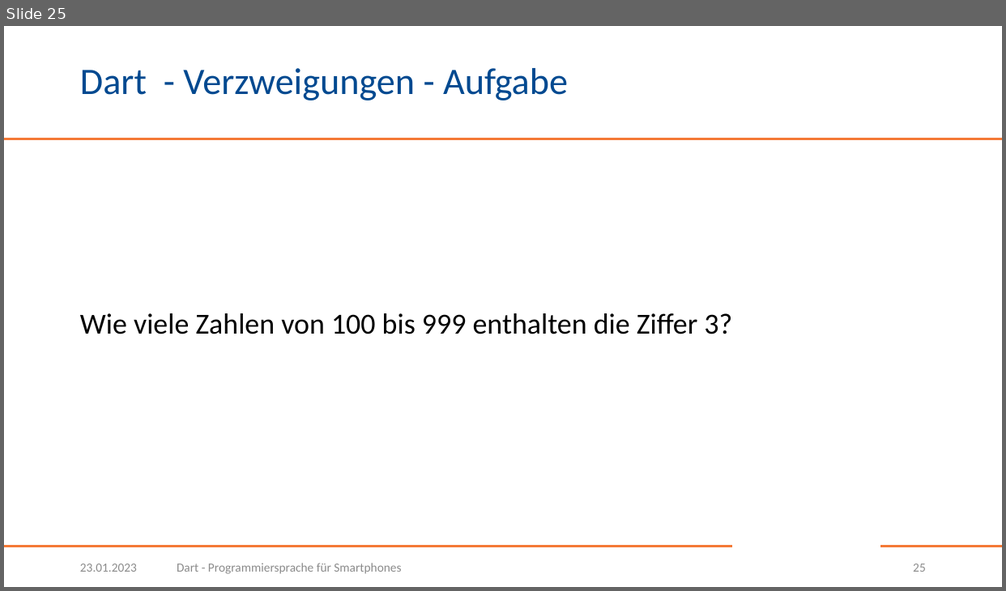
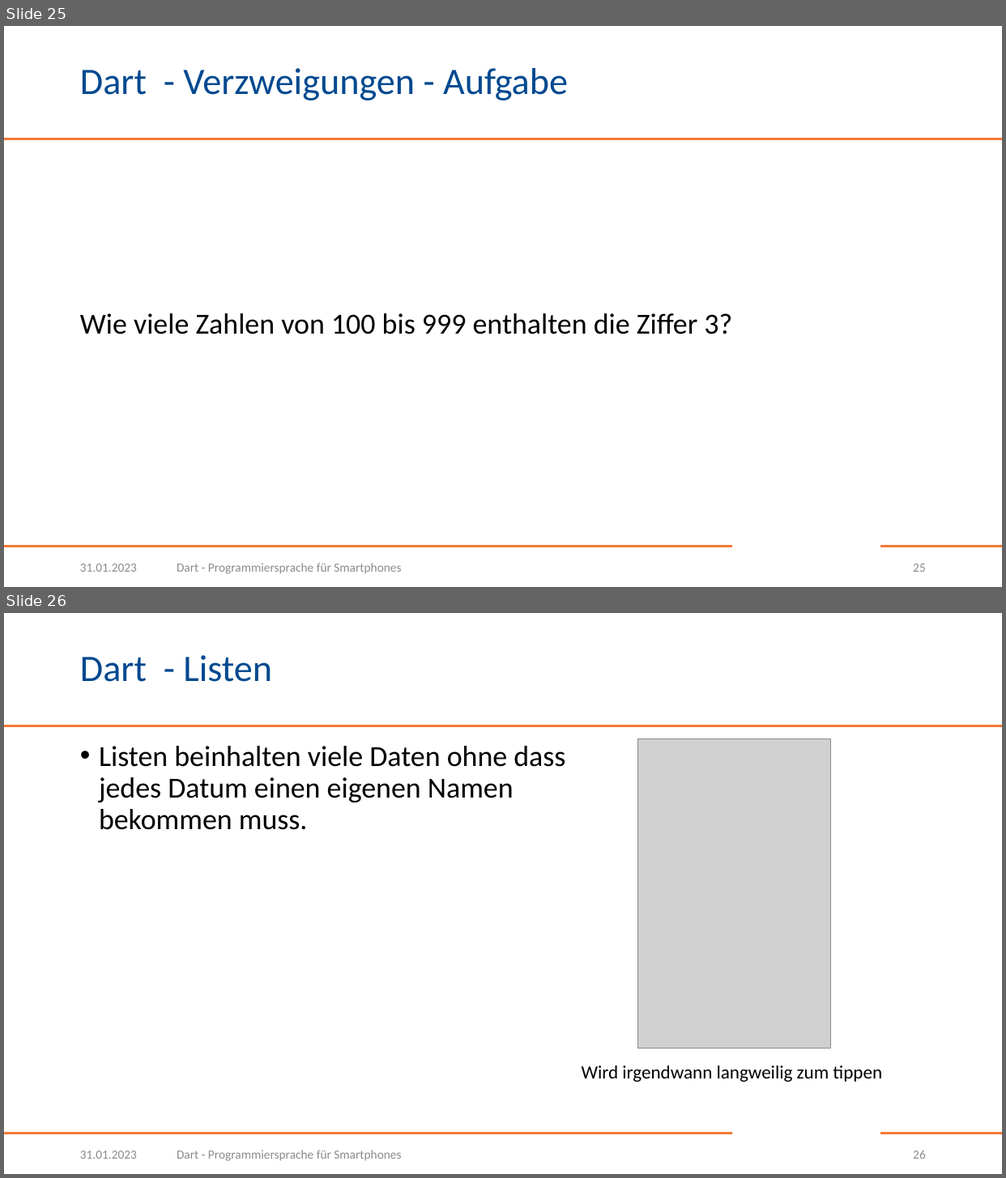
Before and after one commit to BogyMitutoyoCTL/DecisionMakingApp, a slide deck: presentations/Dart.pptx. Shown one above the other, each under a label of ours: slide 25 before the commit, slides 25 and 26 after it. The pictures are 1006x591 and 1006x1178 pixels, drawn with LibreOffice and Linux fonts; fonts in the diff are those of the drawing; grey boxes stand for pictures; background and template pictures are left out. Boxes give left, top, right and bottom in pixels: in the first picture for what was removed or moved away, otherwise in the second. Text is boxed around its words. In the diff, an @@ line names an element or a change of style, - is before the commit and + after.

Commit message:
Add slides 26-32 about lists

```diff
--- a/presentations/Dart.pptx
+++ b/presentations/Dart.pptx
@@ slide 26 added at box(4, 613, 1002, 1174), background #FFFFFF; not listed: 3 template elements that a slide beside it also shows @@
@@ title added at box(80, 655, 272, 682), 36 pt, text #004990 @@
+Dart - Listen
@@ text added at box(99, 746, 565, 830), 28 pt, text #000000 @@
+• Listen beinhalten viele Daten ohne dass jedes Datum einen eigenen Namen bekommen muss.
@@ picture added at box(638, 739, 831, 1049) @@
@@ text added at box(582, 1066, 882, 1082), 18 pt, text #000000 @@
+Wird irgendwann langweilig zum tippen
@@ text added at box(80, 1151, 137, 1159), 12 pt, text #8C8C8C @@
+31.01.2023
@@ text added at box(177, 1150, 401, 1161), 12 pt, text #8C8C8C @@
+Dart - Programmiersprache für Smartphones
@@ page number added at box(913, 1150, 926, 1159), 12 pt, text #8C8C8C @@
+26
@@ slide 25 changed as well @@
@@ text at box(80, 564, 137, 572): text changed @@
-23.01.2023
+31.01.2023
```
Also in this commit, not shown: 24 other slides changed, 6 other slides added.
